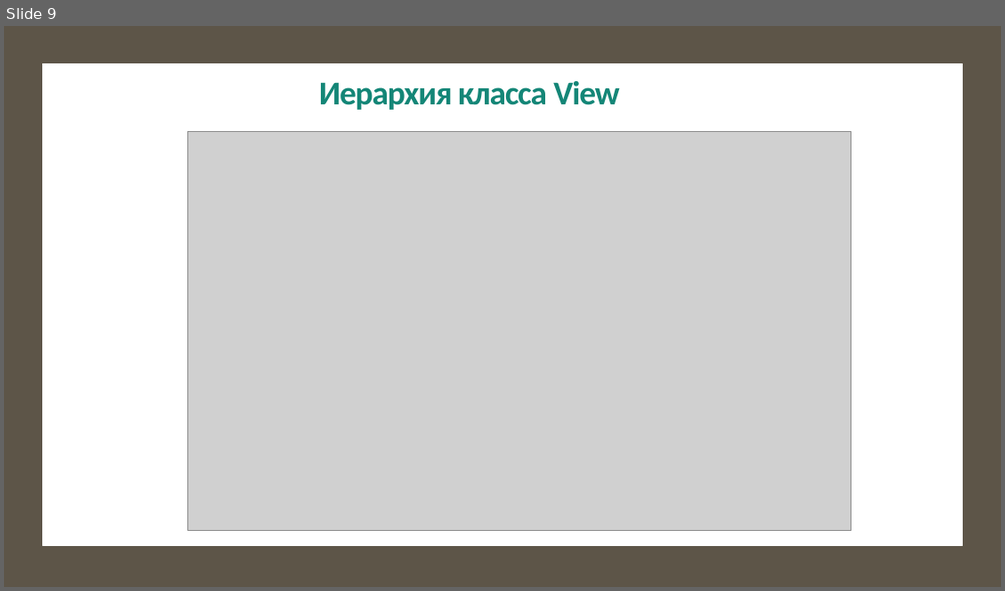
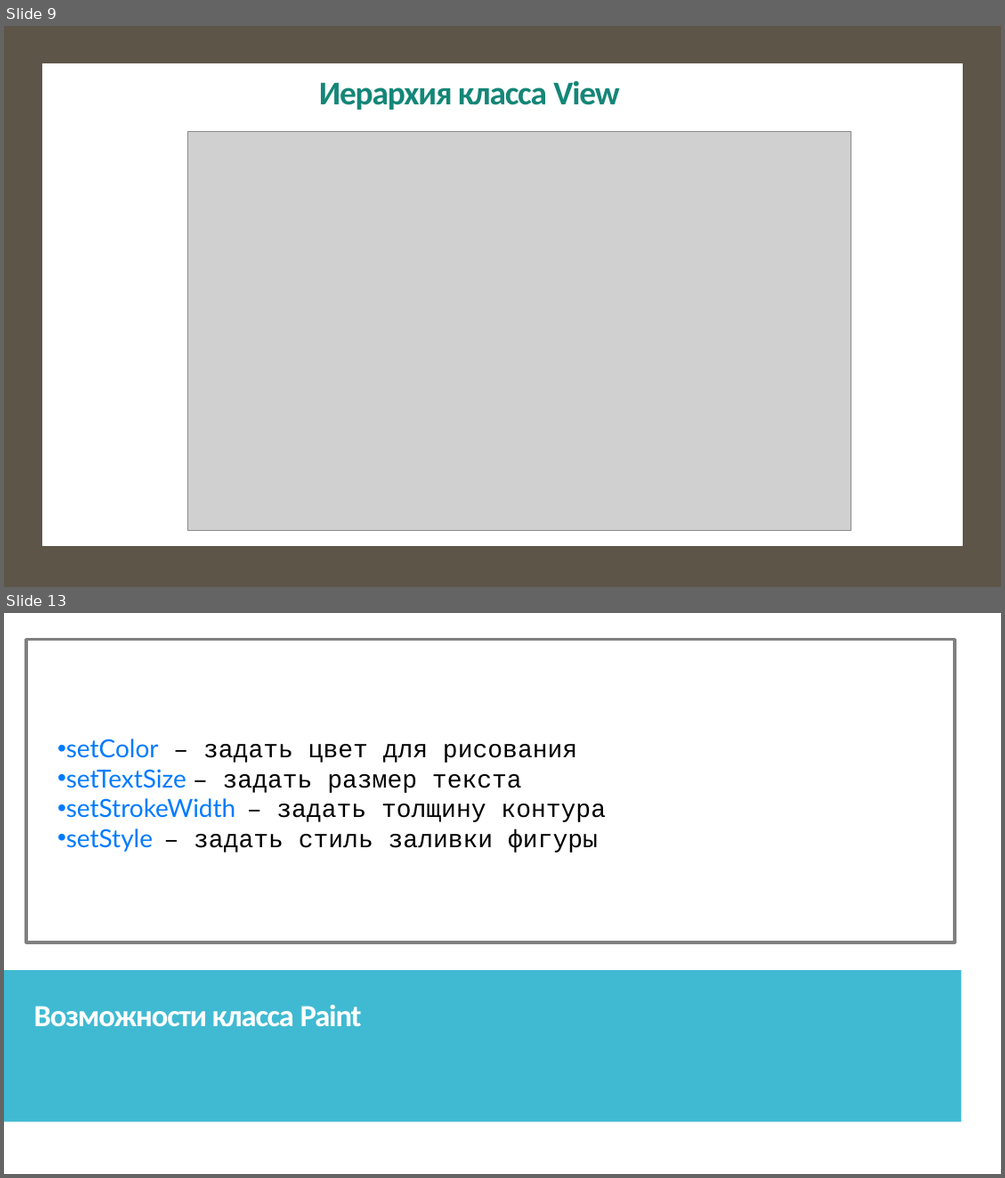
Before and after one commit to IriEfremova/LessonsCube, a slide deck: Samsung/Lesson6/Циклы в Java.pptx. Shown one above the other, each under a label of ours: slide 9 before the commit, slides 9 and 13 after it; the slides between them are not shown. The pictures are 1005x591 and 1005x1178 pixels, drawn with LibreOffice and Linux fonts; fonts in the diff are those of the drawing; grey boxes stand for pictures. Boxes give left, top, right and bottom in pixels: in the first picture for what was removed or moved away, otherwise in the second. Text is boxed around its words. In the diff, an @@ line names an element or a change of style, - is before the commit and + after.

```diff
--- a/Samsung/Lesson6/Циклы в Java.pptx
+++ b/Samsung/Lesson6/Циклы в Java.pptx
@@ slide 13 added at bbox=[4, 613, 1001, 1174], background #FFFFFF; not listed: 2 template elements that a slide beside it also shows @@
@@ rectangle added at bbox=[4, 613, 1001, 1174], fill #FFFFFF @@
@@ rectangle added at bbox=[26, 639, 955, 942], outline #808080 3 pt @@
@@ text added at bbox=[66, 738, 606, 852], 24 pt, text #000000 @@
+• setColor – задать цвет для рисования
+• setTextSize – задать размер текста
+• setStrokeWidth – задать толщину контура
+• setStyle – задать стиль заливки фигуры
@@ rectangle added at bbox=[4, 971, 961, 1122], fill #40BAD2 @@
@@ text added at bbox=[34, 1005, 362, 1027], 29.6 pt, text #FFFFFF, bold @@
+Возможности класса Paint
```
Also in this commit, not shown: 4 slides changed, 2 other slides added, 1 slide removed, 3 other files.
